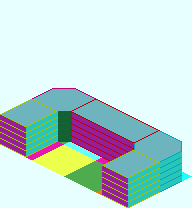
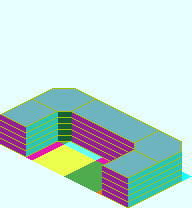
Layer changes from the first 192px x 208px image to the second:
painted on "Base_Plate_2x4.png" over [32,88,182,192]
